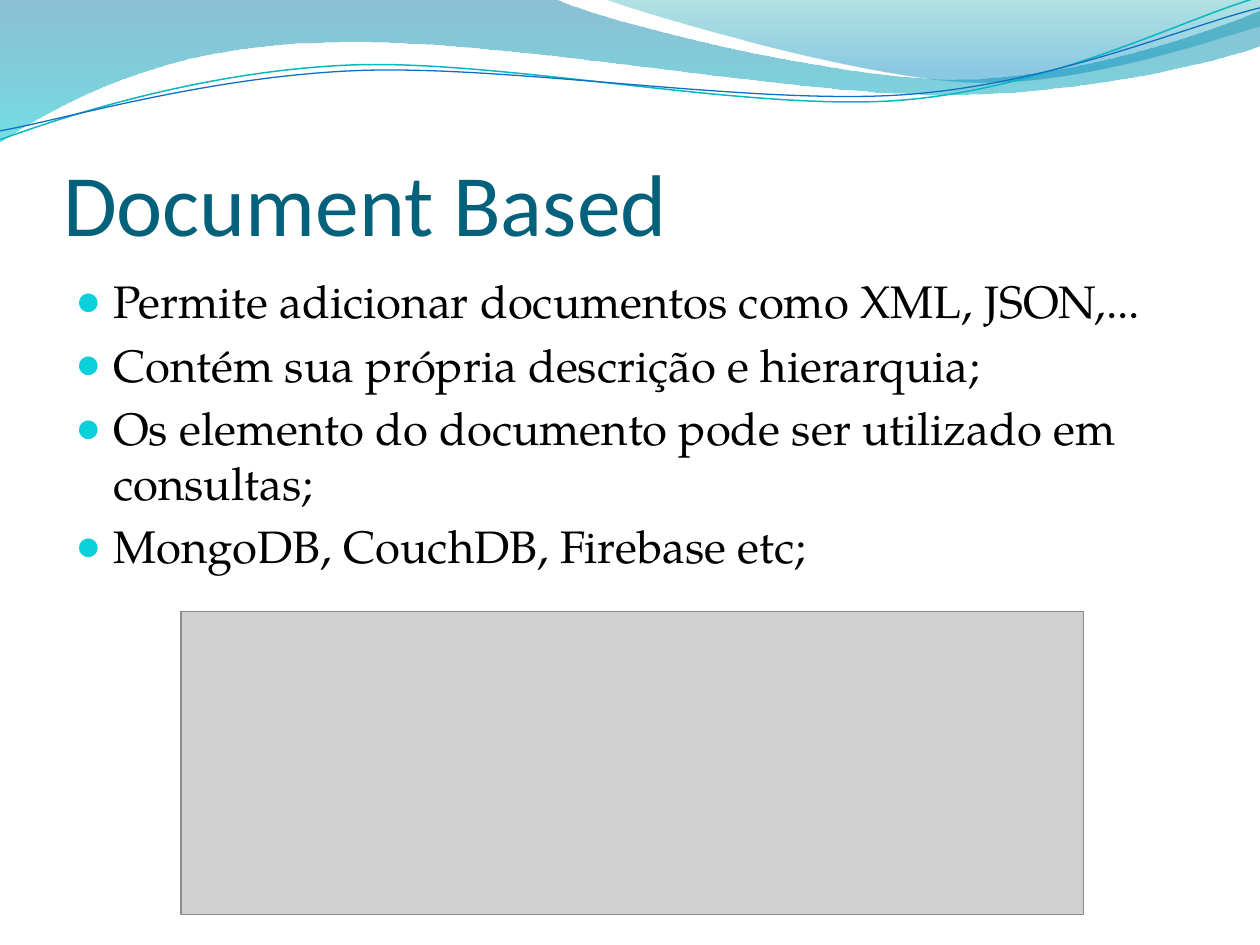
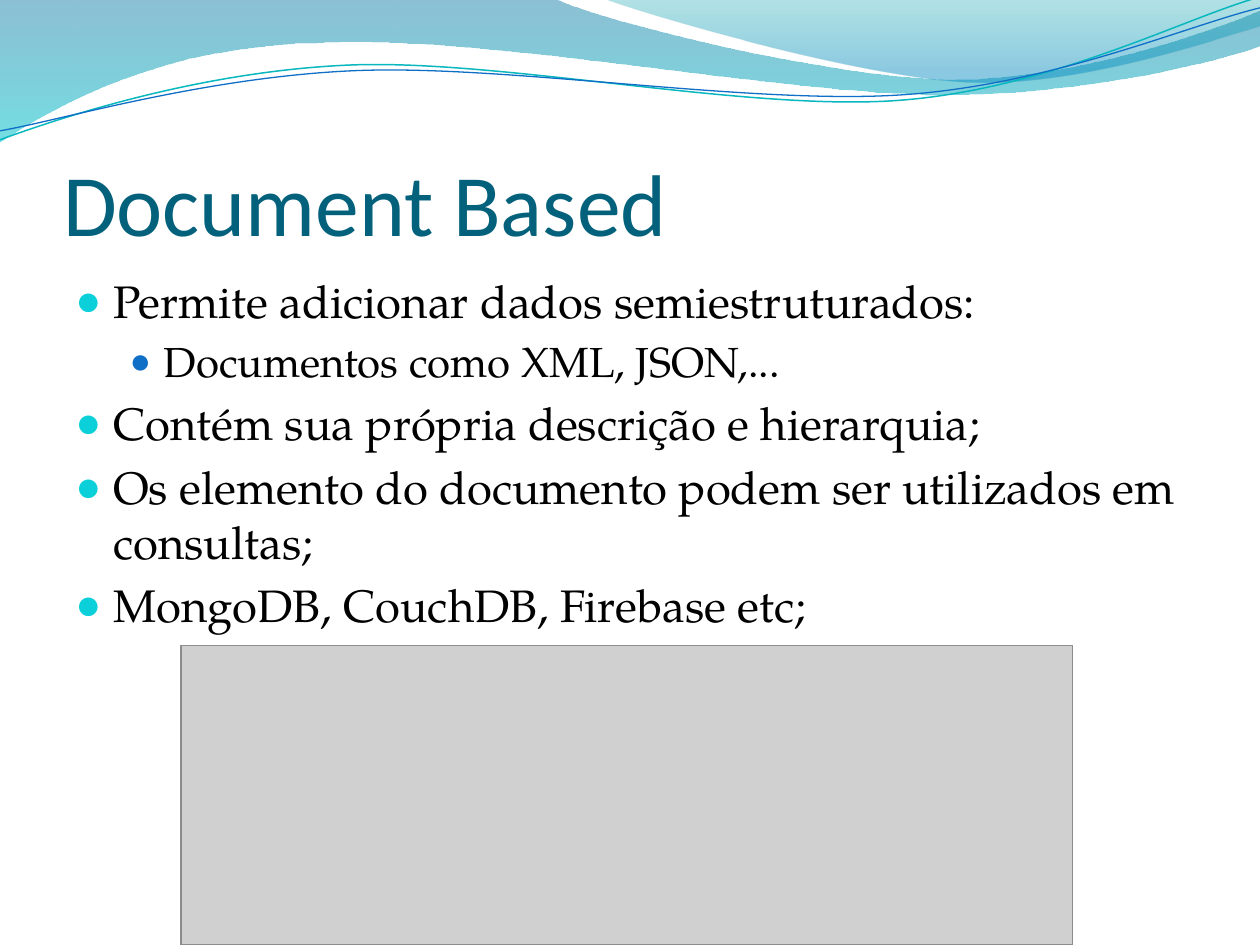
Before and after one commit to leonardopordeus/BD, a slide deck: slide 12 of Aula04.pptx (slide 9 before the commit). Drawn at 1260x945 pixels with LibreOffice and Linux fonts; fonts in the diff are those of the drawing; grey boxes stand for pictures; background and template pictures are left out. Boxes give left, top, right and bottom in pixels: in the first picture for what was removed or moved away, otherwise in the second. Text is boxed around its words. In the diff, an @@ line names an element or a change of style, - is before the commit and + after.

```diff
--- a/Aula04.pptx
+++ b/Aula04.pptx
@@ text at (113,285,975,385): text changed @@
-● Permite adicionar documentos como XML, JSON,...
+● Permite adicionar dados semiestruturados:
+  ● Documentos como XML, JSON,...
@@ text at (113,471,1175,566): text changed @@
-● Os elemento do documento pode ser utilizado em consultas;
+● Os elemento do documento podem ser utilizados em consultas;
@@ picture: place and size @@
-picture at (181,611,1085,914)
+picture at (181,646,1074,945)
```
Also in this commit, not shown: 4 other slides changed, 9 slides added, 3 other files.
